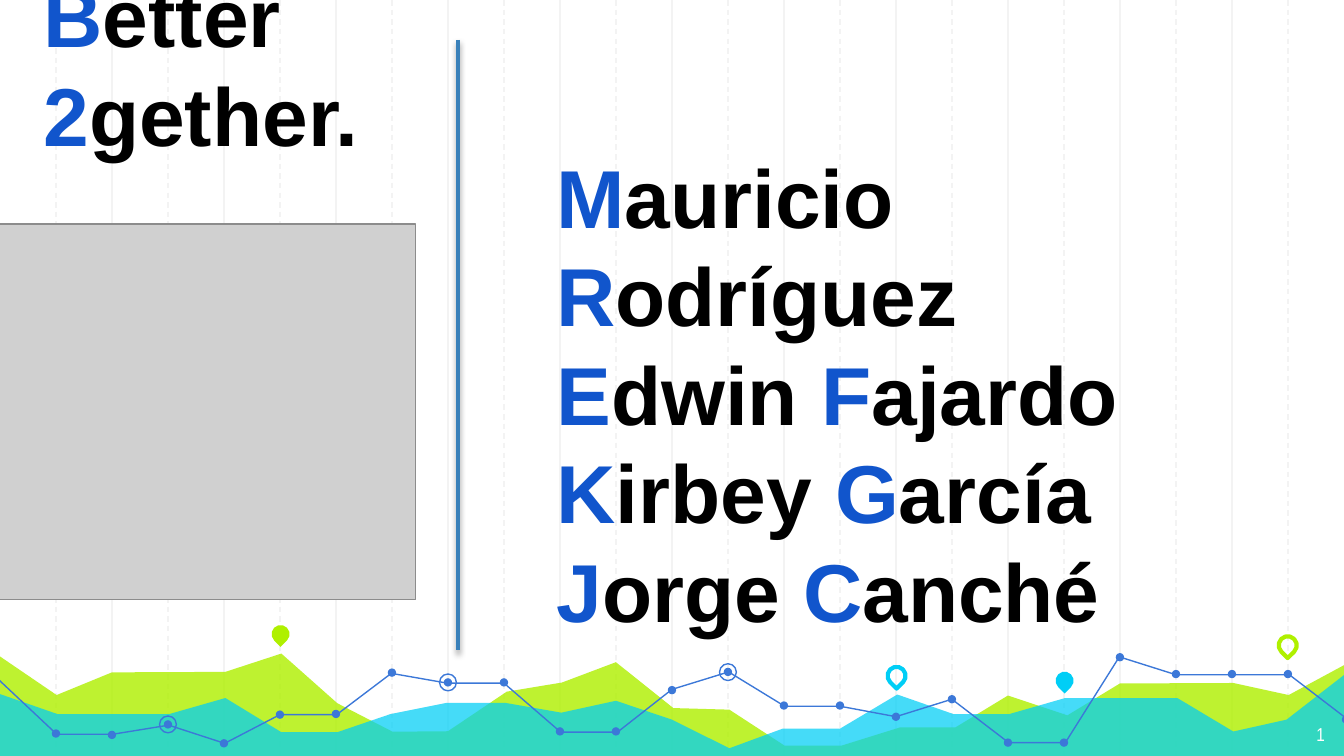
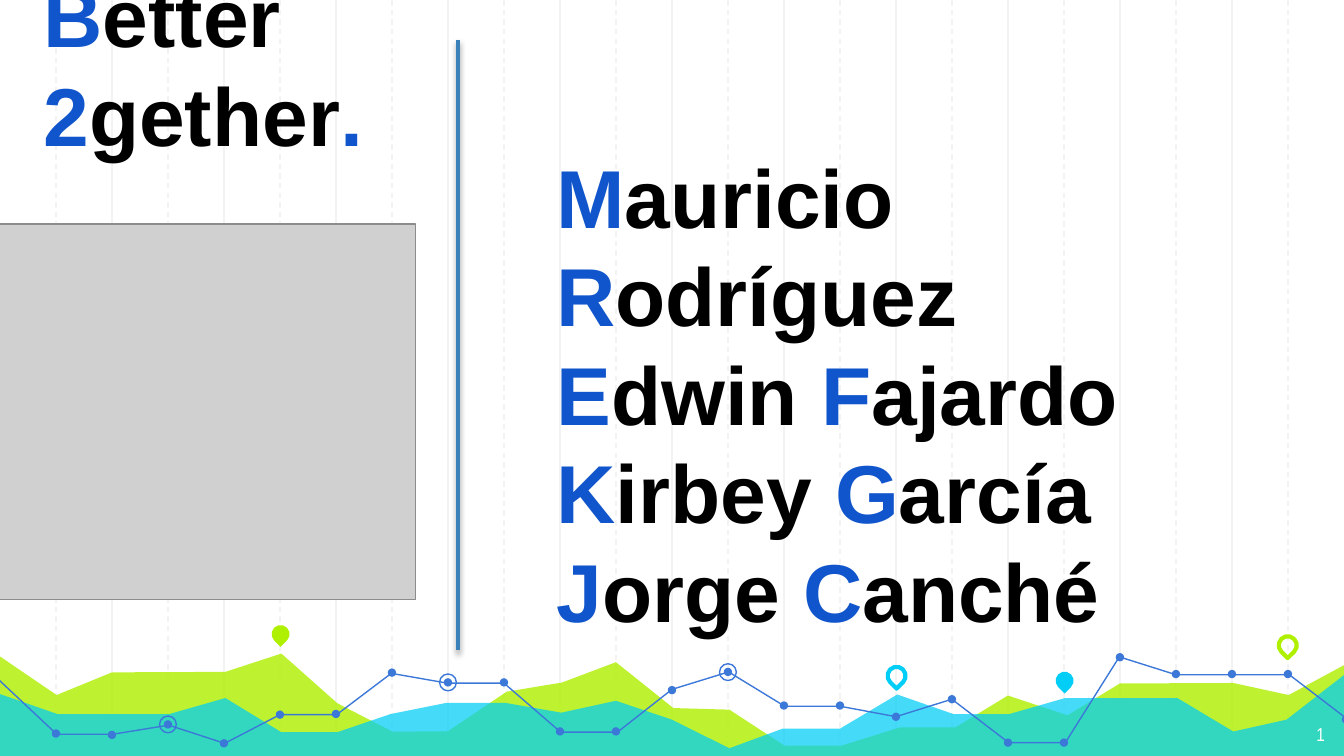
Before and after one commit to EdwinFajardoBarrera/HCI-Team4-Workspace, a slide deck: slide 1 of Segunda entrega/SegundaEntrega_Better 2gether.pptx. Drawn at 1344x756 pixels with LibreOffice and Linux fonts; fonts in the diff are those of the drawing; grey boxes stand for pictures. Boxes give left, top, right and bottom in pixels: in the first picture for what was removed or moved away, otherwise in the second. Text is boxed around its words. In the diff, an @@ line names an element or a change of style, - is before the commit and + after.

```diff
--- a/Segunda entrega/SegundaEntrega_Better 2gether.pptx
+++ b/Segunda entrega/SegundaEntrega_Better 2gether.pptx
@@ title "Better 2gether." at (43,0,363,161): text colour #000000 to #1155CC in "2gether." @@
```
Also in this commit, not shown: 1 other file.
